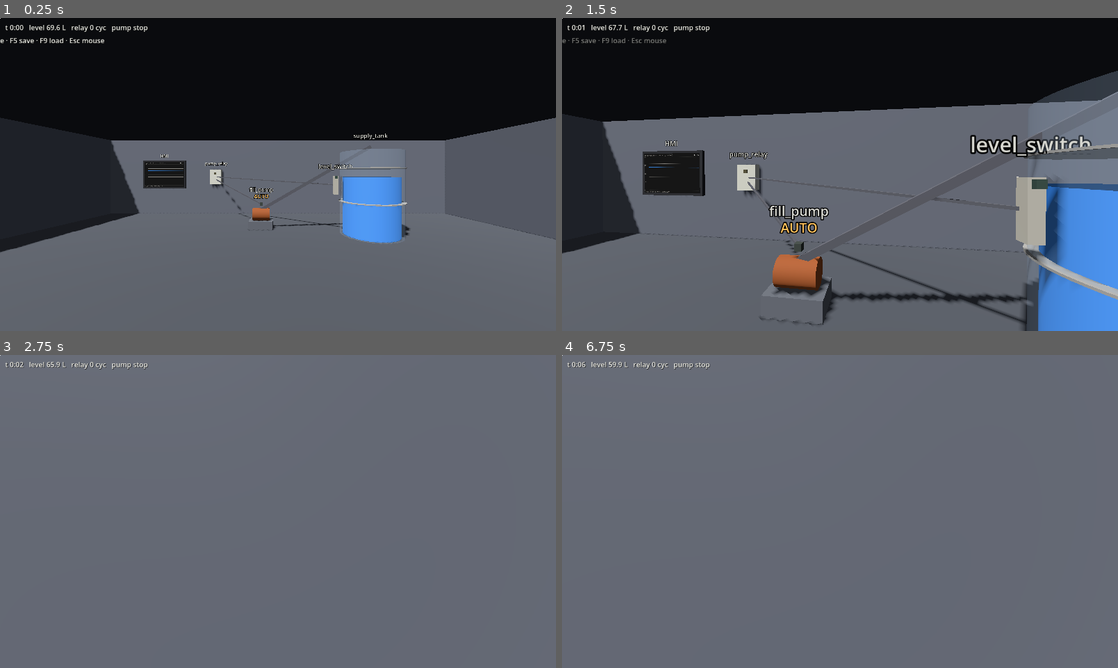
Above: before the commit, frames 1-4 (two rows, left to right).
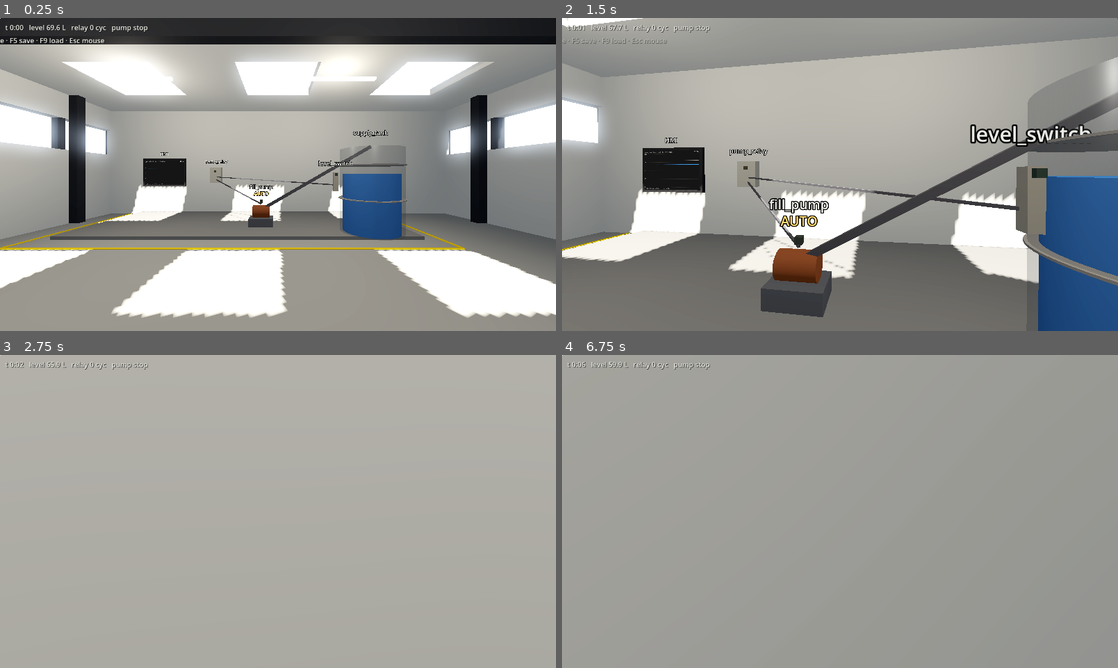
Above: after the commit, the same moments.

Repository: whharris917/flowstate
Game: Godot game, scene res://world/main.tscn
Two runs of this game, one before a commit and one after it. Both use one fixed random seed, a clock stepped at 60 frames per second and the inputs below. Sound files missing from this copy of the repository are replaced by a short silence.
Inputs (mouse positions are in pixels of both pictures, inside the frame that each line leads up to):
- Up to frame 1 (0.25 s): no input
- Up to frame 2 (1.5 s): move the mouse to (867, 174) at 0.52 s; hold E (interact) 0.53-1.28 s; hold W (move_forward) from 0.53 s (still down); move the mouse to (812, 174) at 1.27 s; tap E (interact) at 1.35 s
- Up to frame 3 (2.75 s): keep holding W (move_forward); move the mouse to (289, 505) at 2.02 s; hold E (interact) from 2.03 s (still down)
- Up to frame 4 (6.75 s): move the mouse to (834, 517) at 2.77 s; release E (interact) at 2.78 s; tap E (interact) at 2.85, 4.35, 5.85 s; tap Enter at 3.5, 5, 6.5 s; move the mouse to (878, 514) at 3.52 s; hold E (interact) 3.53-4.28 s; tap Space at 4.25, 5.75 s; move the mouse to (795, 508) at 4.27 s; move the mouse to (845, 511) at 5.02 s; hold E (interact) 5.03-5.78 s; move the mouse to (817, 505) at 5.77 s; release W (move_forward) at 5.78 s; hold D (move_right) 5.78-6.53 s; move the mouse to (867, 511) at 6.52 s; hold W (move_forward) from 6.53 s (still down); hold E (interact) from 6.53 s (still down)

The runs differ from the first frame. In frame 1, 89% of the frame differs, in the area x 0-100%, y 0-100%; in frame 2, 80%; in frame 3, 100%; in frame 4, 100%.

Commit message:
Atmosphere pass: industrial hall, skylights, player body, sound
Room rebuilt as a clean modern industrial hall: 4.2 m ceiling with a
2x3 skylight grid, clerestory window bands with steel mullions,
perimeter columns and a mid-span beam, concrete equipment plinth,
safety-yellow floor demarcation. Filmic tonemap, subtle glow, and
volumetric fog so sun shafts read through the skylights; four warm
ceiling fixtures with emissive strips.

Player gets a visible suit-dark body and footstep/landing sounds fed
through a new Room reverb bus alongside a low ship hum; an ambient
music loop (D minor pads over a constant drone) plays on Master. All
audio is generated procedurally by tools/generate_audio.py — stdlib
Python, deterministic, seamless loops via cycle-quantized partials.

Loop audio autoplays only when a real audio driver exists: playing
streams hit a benign teardown race at exit that would make headless
smoke runs report leaks.

Co-Authored-By: Claude Fable 5 <noreply@anthropic.com>

Diff:
--- a/game/components/tank_view.gd
+++ b/game/components/tank_view.gd
@@ -15,8 +15,10 @@
 func setup(tank_: SimTank, switch_: SimFloatSwitch) -> void:
 	tank = tank_
 	switch = switch_
-	var shell_mat := ViewUtil.flat(Color(0.55, 0.62, 0.70, 0.28))
+	var shell_mat := ViewUtil.flat(Color(0.72, 0.75, 0.78, 0.30))
 	shell_mat.transparency = BaseMaterial3D.TRANSPARENCY_ALPHA
+	shell_mat.metallic = 0.7
+	shell_mat.roughness = 0.25
 	ViewUtil.cylinder(self, RADIUS, HEIGHT, Vector3(0, HEIGHT / 2.0, 0), shell_mat)
 	_fill = ViewUtil.cylinder(self, RADIUS * 0.9, 1.0, Vector3.ZERO,
 		ViewUtil.flat(Color(0.16, 0.47, 0.84)))
--- a/game/player/player.gd
+++ b/game/player/player.gd
@@ -1,19 +1,49 @@
 class_name Player
 extends CharacterBody3D
 ## First-person controller: WASD + mouse look, click to capture the
-## mouse, Esc to release, E to use what you're looking at.
+## mouse, Esc to release, E to use what you're looking at. The player
+## has a visible body and footsteps that feed the Room reverb bus.
 
 const SPEED := 4.0
 const MOUSE_SENS := 0.0022
 const GRAVITY := 9.8
+const STEP_DISTANCE := 1.85
 
 @onready var camera: Camera3D = $Camera3D
 @onready var ray: RayCast3D = $Camera3D/InteractRay
+
+var _step_streams: Array[AudioStream] = []
+var _land_stream: AudioStream
+var _steps: AudioStreamPlayer
+var _step_accum: float = 0.0
+var _was_on_floor: bool = true
+var _fall_speed: float = 0.0
 
 
 func _ready() -> void:
 	ray.add_exception(self)
 	Input.mouse_mode = Input.MOUSE_MODE_CAPTURED
+	_build_body()
+	for i in range(1, 5):
+		_step_streams.append(load("res://audio/step_%d.wav" % i))
+	_land_stream = load("res://audio/land.wav")
+	_steps = AudioStreamPlayer.new()
+	_steps.bus = "Room"
+	_steps.volume_db = -10.0
+	add_child(_steps)
+
+
+## A simple suit-dark torso so looking down (or at your shadow) shows a
+## person, not a floating camera.
+func _build_body() -> void:
+	var mesh := CapsuleMesh.new()
+	mesh.radius = 0.30
+	mesh.height = 1.25
+	var body := MeshInstance3D.new()
+	body.mesh = mesh
+	body.position = Vector3(0, 0.72, 0)
+	body.material_override = ViewUtil.flat(Color(0.16, 0.18, 0.22))
+	add_child(body)
 
 
 func _unhandled_input(event: InputEvent) -> void:
@@ -35,11 +65,36 @@
 func _physics_process(delta: float) -> void:
 	if not is_on_floor():
 		velocity.y -= GRAVITY * delta
+		_fall_speed = -velocity.y
 	var input := Input.get_vector("move_left", "move_right", "move_forward", "move_back")
 	var direction := (transform.basis * Vector3(input.x, 0, input.y)).normalized()
 	velocity.x = direction.x * SPEED
 	velocity.z = direction.z * SPEED
 	move_and_slide()
+	_update_footsteps(delta)
+
+
+func _update_footsteps(delta: float) -> void:
+	var on_floor := is_on_floor()
+	if on_floor and not _was_on_floor and _fall_speed > 2.5:
+		_play(_land_stream, randf_range(0.92, 1.02))
+	elif on_floor:
+		var ground_speed := Vector2(velocity.x, velocity.z).length()
+		if ground_speed > 0.5:
+			_step_accum += ground_speed * delta
+			if _step_accum >= STEP_DISTANCE:
+				_step_accum = 0.0
+				_play(_step_streams[randi() % _step_streams.size()],
+					randf_range(0.88, 1.12))
+		else:
+			_step_accum = STEP_DISTANCE * 0.6  # next step comes quickly
+	_was_on_floor = on_floor
+
+
+func _play(stream: AudioStream, pitch: float) -> void:
+	_steps.stream = stream
+	_steps.pitch_scale = pitch
+	_steps.play()
 
 
 ## The equipment view under the crosshair, or null.
--- a/game/world/main.gd
+++ b/game/world/main.gd
@@ -1,17 +1,37 @@
 extends Node3D
-## Bootstraps the first playable: room, light, plant, HUD. Placeholder
-## art throughout — flat boxes until systems are proven.
+## Bootstraps the first playable: a clean modern industrial hall —
+## high ceiling with a skylight grid, clerestory window bands, steel
+## columns and beams, floor markings — plus ambience (music, ship hum,
+## room reverb) and the plant. Still procedural placeholder geometry;
+## the design intent is in proportion, light, and color.
+
+const ROOM_W := 14.0   # x
+const ROOM_D := 10.0   # z
+const ROOM_H := 4.2
+const WALL_T := 0.3
+
+const COL_FLOOR := Color(0.62, 0.62, 0.60)
+const COL_WALL := Color(0.85, 0.85, 0.82)
+const COL_STEEL := Color(0.16, 0.17, 0.19)
+const COL_PLINTH := Color(0.50, 0.50, 0.49)
+const COL_SAFETY := Color(0.95, 0.78, 0.05)
+const COL_GLASS := Color(0.75, 0.85, 0.95, 0.16)
 
 @onready var player: Player = $Player
 
 var plant: Plant
 var hud: Hud
+var _loop_players: Array[AudioStreamPlayer] = []
 
 
 func _ready() -> void:
 	_build_environment()
-	_build_room()
+	_build_shell()
+	_build_fixtures()
+	_build_markings()
+	_build_audio()
 	plant = Plant.new()
+	plant.position.y = 0.08  # equipment sits on the concrete plinth
 	add_child(plant)
 	var layer := CanvasLayer.new()
 	add_child(layer)
@@ -47,27 +67,139 @@
 func _build_environment() -> void:
 	var env := Environment.new()
 	env.background_mode = Environment.BG_COLOR
-	env.background_color = Color(0.04, 0.045, 0.055)
+	env.background_color = Color(0.70, 0.78, 0.88)  # sky through the glass
 	env.ambient_light_source = Environment.AMBIENT_SOURCE_COLOR
-	env.ambient_light_color = Color(0.5, 0.52, 0.55)
-	env.ambient_light_energy = 0.7
+	env.ambient_light_color = Color(0.55, 0.57, 0.60)
+	env.ambient_light_energy = 0.55
+	env.tonemap_mode = Environment.TONE_MAPPER_FILMIC
+	env.glow_enabled = true
+	env.glow_intensity = 0.35
+	env.volumetric_fog_enabled = true
+	env.volumetric_fog_density = 0.012
+	env.volumetric_fog_albedo = Color(0.9, 0.92, 0.95)
 	var world_env := WorldEnvironment.new()
 	world_env.environment = env
 	add_child(world_env)
 
 	var sun := DirectionalLight3D.new()
-	sun.rotation_degrees = Vector3(-55, -35, 0)
-	sun.light_energy = 0.9
+	sun.rotation_degrees = Vector3(-62, 25, 0)
+	sun.light_energy = 1.5
+	sun.light_color = Color(1.0, 0.97, 0.92)
 	sun.shadow_enabled = true
 	add_child(sun)
 
 
-func _build_room() -> void:
-	_static_box(Vector3(14, 0.5, 10), Vector3(0, -0.25, 0), Color(0.28, 0.29, 0.31))  # floor
-	_static_box(Vector3(14, 3, 0.3), Vector3(0, 1.5, -5), Color(0.36, 0.37, 0.40))   # back wall
-	_static_box(Vector3(14, 3, 0.3), Vector3(0, 1.5, 5), Color(0.36, 0.37, 0.40))    # front wall
-	_static_box(Vector3(0.3, 3, 10), Vector3(-7, 1.5, 0), Color(0.33, 0.34, 0.37))   # left wall
-	_static_box(Vector3(0.3, 3, 10), Vector3(7, 1.5, 0), Color(0.33, 0.34, 0.37))    # right wall
+func _build_shell() -> void:
+	var half_w := ROOM_W / 2.0
+	var half_d := ROOM_D / 2.0
+
+	_static_box(Vector3(ROOM_W, 0.5, ROOM_D), Vector3(0, -0.25, 0), COL_FLOOR)
+	_static_box(Vector3(9.2, 0.08, 3.4), Vector3(-1.0, 0.04, -3.2), COL_PLINTH)
+
+	# Solid end walls (z), full height — the plant wall and the entry wall.
+	_static_box(Vector3(ROOM_W, ROOM_H, WALL_T), Vector3(0, ROOM_H / 2.0, -half_d), COL_WALL)
+	_static_box(Vector3(ROOM_W, ROOM_H, WALL_T), Vector3(0, ROOM_H / 2.0, half_d), COL_WALL)
+
+	# Side walls (x): solid below, clerestory window band 2.4-3.4, solid above.
+	for side: float in [-1.0, 1.0]:
+		var wall_x := side * half_w
+		_static_box(Vector3(WALL_T, 2.4, ROOM_D), Vector3(wall_x, 1.2, 0), COL_WALL)
+		_static_box(Vector3(WALL_T, ROOM_H - 3.4, ROOM_D), Vector3(wall_x, (3.4 + ROOM_H) / 2.0, 0), COL_WALL)
+		for post_z: float in [-5.0, -3.0, -1.0, 1.0, 3.0, 5.0]:
+			_static_box(Vector3(WALL_T, 1.0, 0.12), Vector3(wall_x, 2.9, post_z), COL_STEEL)
+		_glass(Vector3(0.06, 1.0, ROOM_D), Vector3(wall_x, 2.9, 0))
+
+	# Ceiling slab with two rows of three skylight openings.
+	var ceil_y := ROOM_H + 0.1
+	for strip: Array in [[0.0, -4.1, ROOM_W, 1.8], [0.0, 0.0, ROOM_W, 2.4], [0.0, 4.1, ROOM_W, 1.8]]:
+		_static_box(Vector3(strip[2], 0.2, strip[3]), Vector3(strip[0], ceil_y, strip[1]), COL_WALL)
+	for row_z: float in [-2.2, 2.2]:
+		for fill_x: float in [-6.0, -2.0, 2.0, 6.0]:
+			_static_box(Vector3(2.0, 0.2, 2.0), Vector3(fill_x, ceil_y, row_z), COL_WALL)
+		for sky_x: float in [-4.0, 0.0, 4.0]:
+			_glass(Vector3(1.96, 0.05, 1.96), Vector3(sky_x, ROOM_H + 0.13, row_z))
+
+	# Steel: perimeter columns and a mid-span beam.
+	for col_z: float in [-3.3, 0.0, 3.3]:
+		for side: float in [-1.0, 1.0]:
+			_static_box(Vector3(0.28, ROOM_H, 0.28), Vector3(side * (half_w - 0.3), ROOM_H / 2.0, col_z), COL_STEEL)
+	_static_box(Vector3(ROOM_W, 0.3, 0.22), Vector3(0, ROOM_H - 0.15, 0), COL_STEEL)
+
+
+func _build_fixtures() -> void:
+	for pos: Vector3 in [Vector3(-3.5, 0, -1.5), Vector3(1.5, 0, -1.5),
+			Vector3(-3.5, 0, 2.5), Vector3(1.5, 0, 2.5)]:
+		var strip := ViewUtil.box(self, Vector3(1.8, 0.06, 0.12),
+			Vector3(pos.x, ROOM_H - 0.25, pos.z), ViewUtil.glow(Color(0.95, 0.94, 0.90), 2.2))
+		strip.cast_shadow = GeometryInstance3D.SHADOW_CASTING_SETTING_OFF
+		var light := OmniLight3D.new()
+		light.position = Vector3(pos.x, ROOM_H - 0.5, pos.z)
+		light.light_energy = 1.1
+		light.light_color = Color(1.0, 0.96, 0.90)
+		light.omni_range = 7.0
+		add_child(light)
+
+
+func _build_markings() -> void:
+	# Safety-yellow demarcation around the equipment zone.
+	var y := 0.006
+	_marking(Vector3(10.0, 0.012, 0.08), Vector3(-1.0, y, -0.9))
+	_marking(Vector3(0.08, 0.012, 4.0), Vector3(-6.0, y, -2.9))
+	_marking(Vector3(0.08, 0.012, 4.0), Vector3(4.0, y, -2.9))
+
+
+func _marking(size: Vector3, pos: Vector3) -> void:
+	ViewUtil.box(self, size, pos, ViewUtil.flat(COL_SAFETY)) \
+		.cast_shadow = GeometryInstance3D.SHADOW_CASTING_SETTING_OFF
+
+
+func _build_audio() -> void:
+	# "Room" bus with a hall reverb; footsteps and hum feed it.
+	var bus := AudioServer.bus_count
+	AudioServer.add_bus(bus)
+	AudioServer.set_bus_name(bus, "Room")
+	AudioServer.set_bus_send(bus, "Master")
+	var reverb := AudioEffectReverb.new()
+	reverb.room_size = 0.75
+	reverb.wet = 0.22
+	reverb.damping = 0.6
+	AudioServer.add_bus_effect(bus, reverb)
+
+	_looping_player("res://audio/music_loop.wav", -16.0, "Master")
+	_looping_player("res://audio/hum_loop.wav", -18.0, "Room")
+
+
+func _looping_player(path: String, volume_db: float, bus: String) -> void:
+	var stream := load(path) as AudioStreamWAV
+	stream.loop_mode = AudioStreamWAV.LOOP_FORWARD
+	stream.loop_begin = 0
+	stream.loop_end = int(stream.get_length() * stream.mix_rate)
+	var audio_player := AudioStreamPlayer.new()
+	audio_player.stream = stream
+	audio_player.volume_db = volume_db
+	audio_player.bus = bus
+	# Playing streams leak their playback objects in a teardown race at
+	# process exit; harmless in real play but noise in headless smoke
+	# runs, so only start them when a real audio driver exists.
+	audio_player.autoplay = DisplayServer.get_name() != "headless"
+	add_child(audio_player)
+	_loop_players.append(audio_player)
+
+
+## Streams still playing at engine teardown leak their playback objects;
+## stop them while the audio server is alive.
+func _exit_tree() -> void:
+	for audio_player in _loop_players:
+		audio_player.stop()
+
+
+func _glass(size: Vector3, pos: Vector3) -> void:
+	var mat := ViewUtil.flat(COL_GLASS)
+	mat.transparency = BaseMaterial3D.TRANSPARENCY_ALPHA
+	mat.metallic = 0.2
+	mat.roughness = 0.05
+	var pane := ViewUtil.box(self, size, pos, mat)
+	pane.cast_shadow = GeometryInstance3D.SHADOW_CASTING_SETTING_OFF
 
 
 func _static_box(size: Vector3, pos: Vector3, color: Color) -> void:
Not shown, added: game/audio/hum_loop.wav.import
Not shown, added: game/audio/land.wav.import
Not shown, added: game/audio/music_loop.wav.import
Not shown, added: game/audio/step_1.wav.import
Not shown, added: game/audio/step_2.wav.import
Not shown, added: game/audio/step_3.wav.import
Not shown, added: game/audio/step_4.wav.import
Not shown, added: game/audio/hum_loop.wav
Not shown, added: game/audio/land.wav
Not shown, added: game/audio/music_loop.wav
Not shown, added: game/audio/step_1.wav
Not shown, added: game/audio/step_2.wav
(and 3 more such lines)
